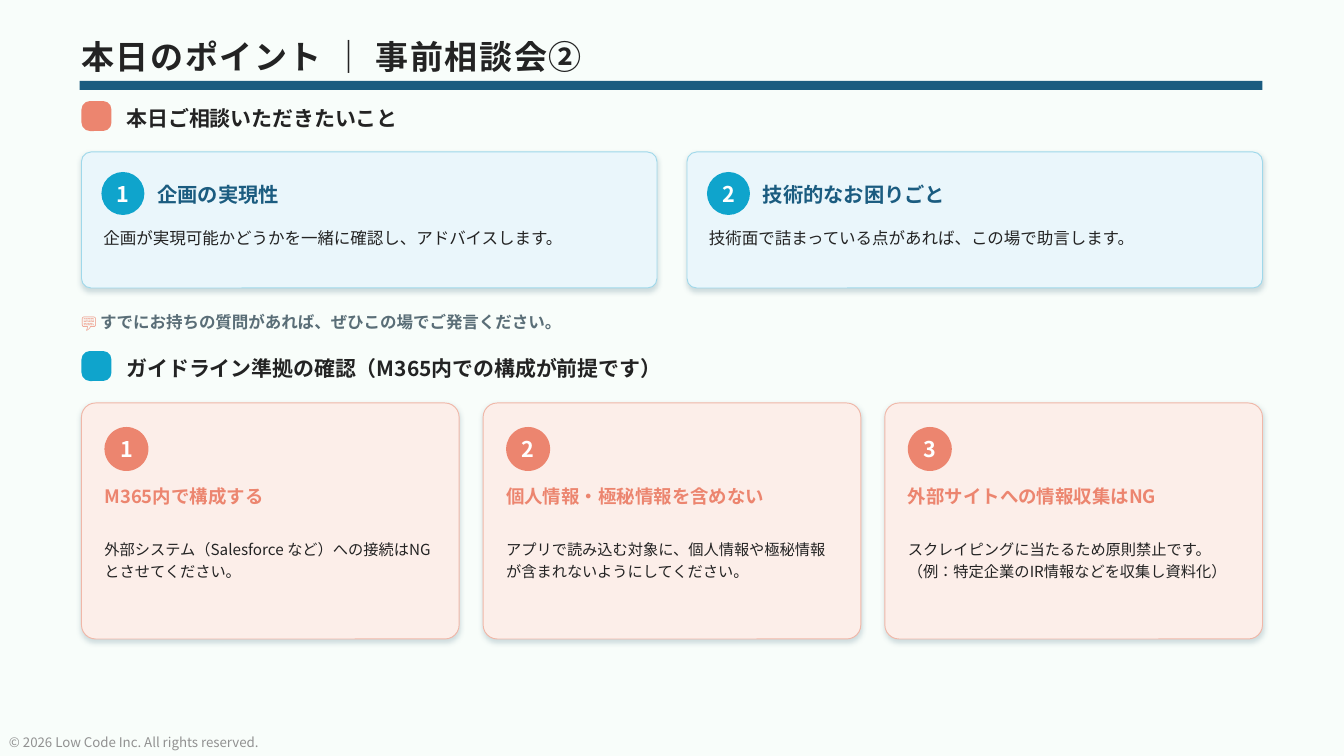
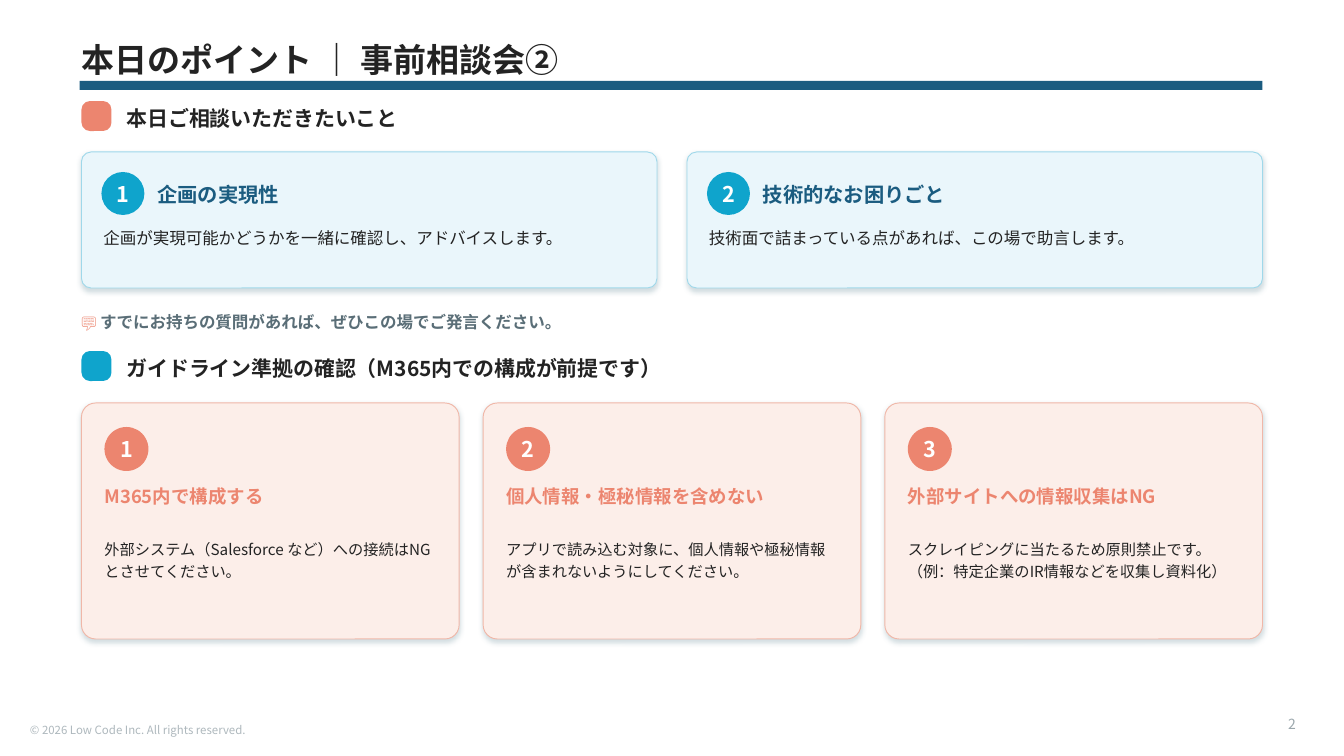
Before and after one commit to takuyanakamura881awc-beep/awc-naka881-repo, a slide deck: slide 2 of docs/コパイロットスタジオ_事前相談会②_会議資料.pptx. Drawn at 1344x756 pixels with LibreOffice and Linux fonts; fonts in the diff are those of the drawing. Boxes give left, top, right and bottom in pixels: in the first picture for what was removed or moved away, otherwise in the second. Text is boxed around its words. In the diff, an @@ line names an element or a change of style, - is before the commit and + after.

```diff
--- a/docs/コパイロットスタジオ_事前相談会②_会議資料.pptx
+++ b/docs/コパイロットスタジオ_事前相談会②_会議資料.pptx
@@ background #F8FDFA to #FFFFFF @@
@@ text "本日のポイント ｜ 事前相談会②" at (81,43,559,75): letter spacing 1.2 to 0 pt; line spacing 0.9 to 1; vertical alignment top to middle @@
@@ text added at (1288,719,1296,729), 11 pt, text #9BA7AC @@
+2
@@ text removed at (23,736,259,750) @@
-© 2026 Low Code Inc. All rights reserved.
@@ text added at (42,725,246,737), 9 pt, text #AEB8BD @@
+© 2026 Low Code Inc. All rights reserved.
```
Also in this commit, not shown: 1 other slide changed.
